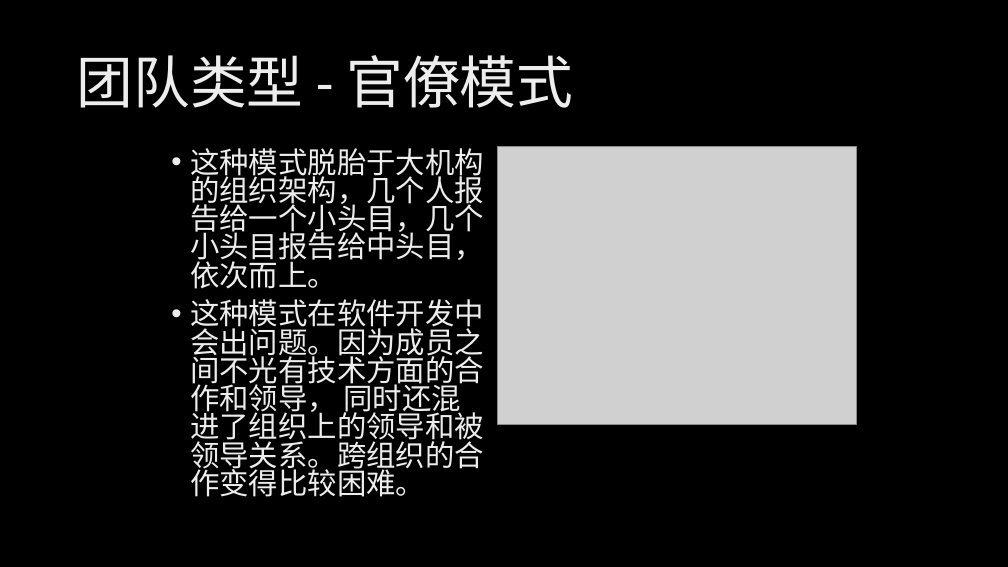
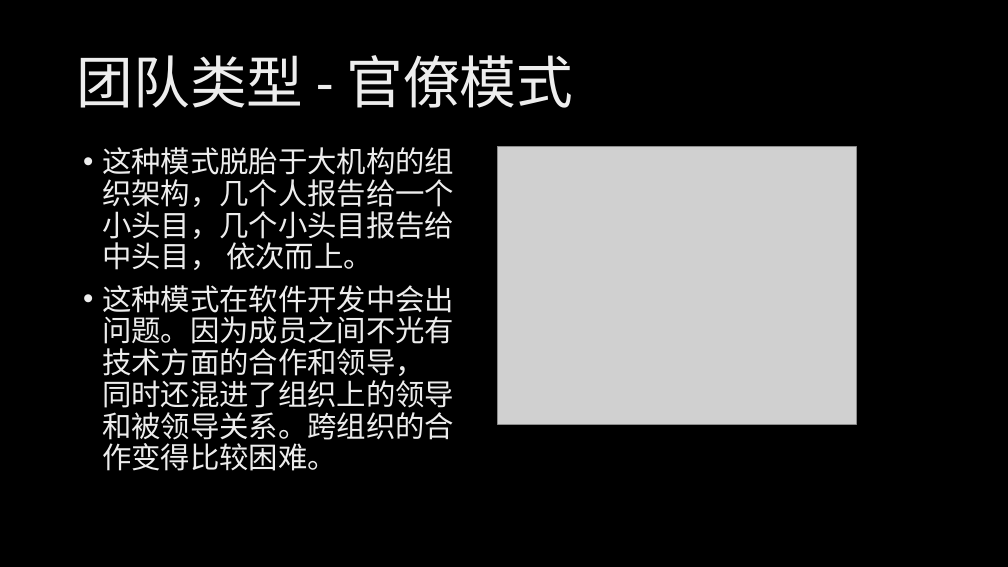
Before and after one commit to xinase/ASE, a slide deck: slide 19 of chapter5/ASE_5_Team_and_Process.pptx. Drawn at 1008x567 pixels with LibreOffice and Linux fonts; fonts in the diff are those of the drawing; grey boxes stand for pictures; background and template pictures are left out. Boxes give left, top, right and bottom in pixels: in the first picture for what was removed or moved away, otherwise in the second. Text is boxed around its words. In the diff, an @@ line names an element or a change of style, - is before the commit and + after.

```diff
--- a/chapter5/ASE_5_Team_and_Process.pptx
+++ b/chapter5/ASE_5_Team_and_Process.pptx
@@ text "这种模式脱胎于大机构的组织架构，几个人报告给一个小头目，几个小头目报告给中头目， 依次而上。": place and size @@
-text "这种模式脱胎于大机构的组织架构，几个人报告给一个小头目，几个小头目报告给中头目， 依次而上。" at [190, 148, 484, 497]
+text "这种模式脱胎于大机构的组织架构，几个人报告给一个小头目，几个小头目报告给中头目， 依次而上。" at [102, 147, 454, 471]
@@ text "这种模式脱胎于大机构的组织架构，几个人报告给一个小头目，几个小头目报告给中头目， 依次而上。" at [102, 147, 454, 471]: line spacing 0.8 to 0.9 @@
```
Also in this commit, not shown: 5 other slides changed.
